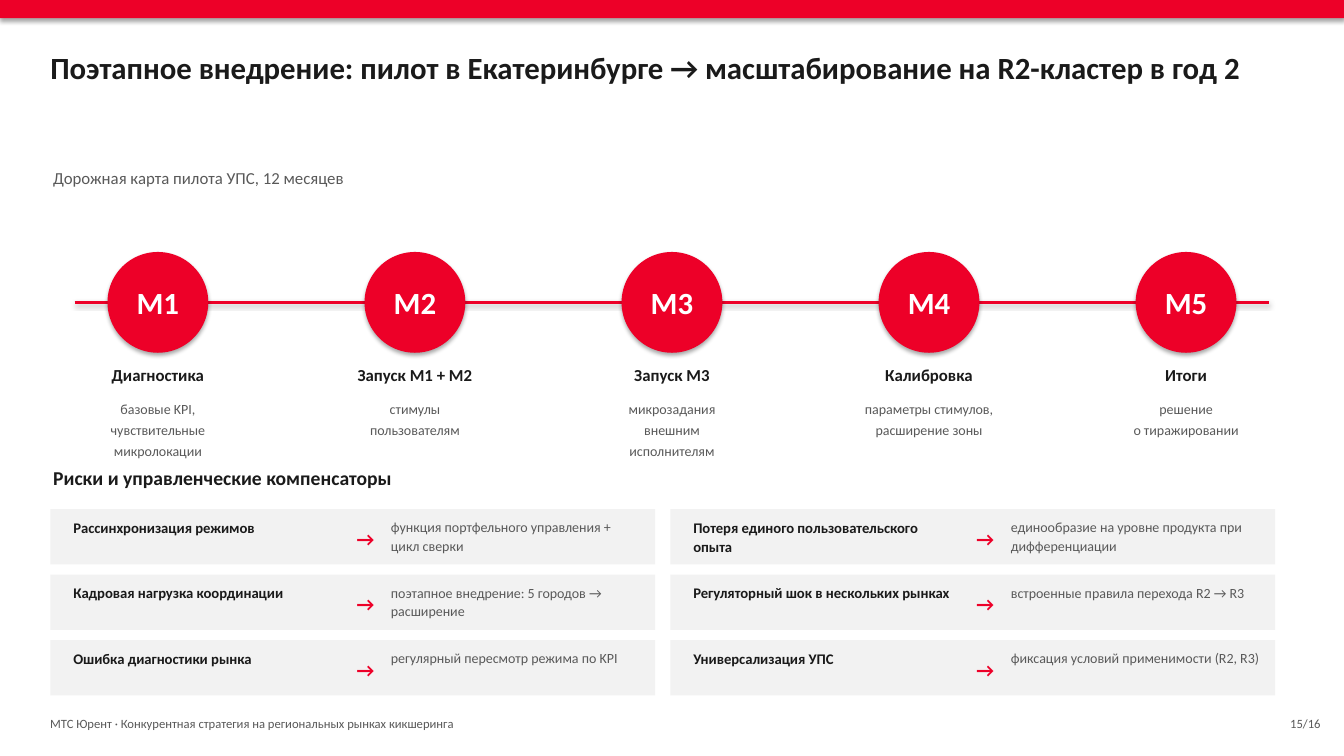
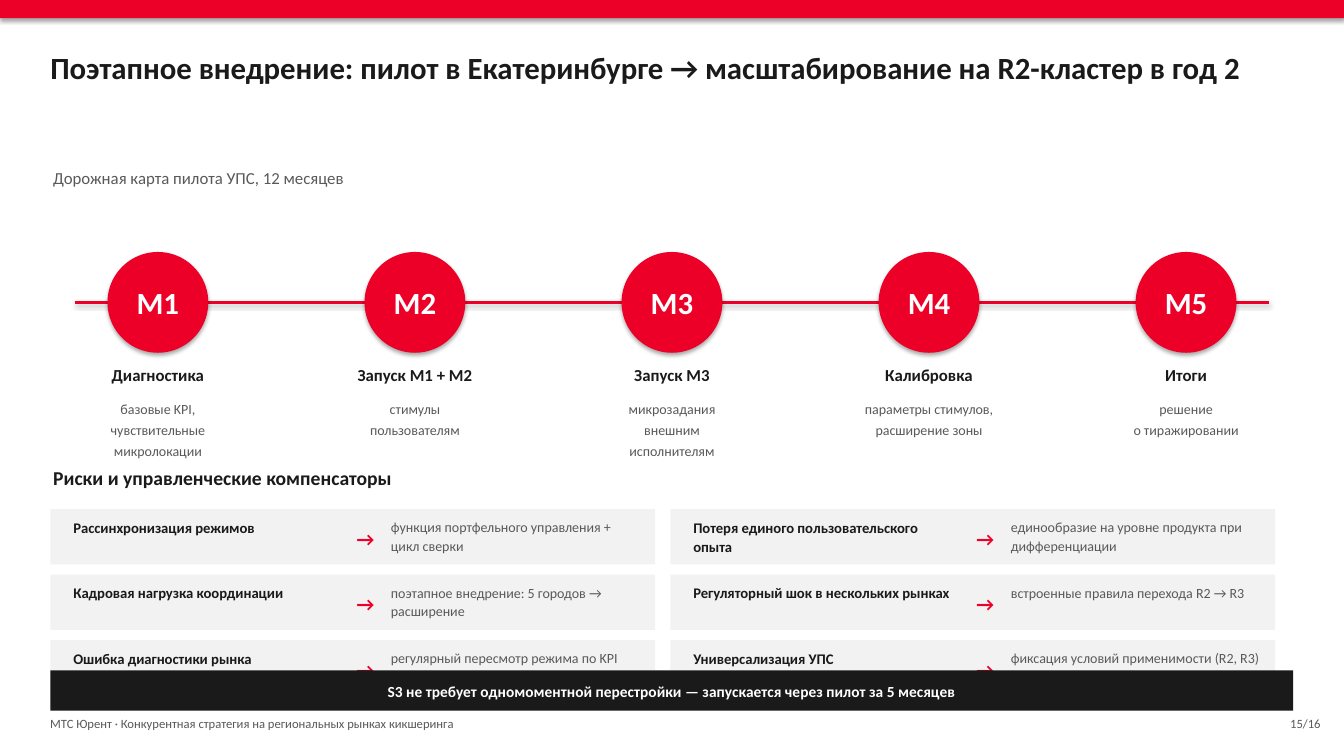
Before and after one commit to alalolop3-hue/-, a slide deck: slide 15 of vkr/VKR_presentation.pptx. Drawn at 1344x756 pixels with LibreOffice and Linux fonts; fonts in the diff are those of the drawing. Boxes give left, top, right and bottom in pixels: in the first picture for what was removed or moved away, otherwise in the second. Text is boxed around its words. In the diff, an @@ line names an element or a change of style, - is before the commit and + after.

```diff
--- a/vkr/VKR_presentation.pptx
+++ b/vkr/VKR_presentation.pptx
@@ rectangle added at box(50, 670, 1294, 711), fill #1A1A1A @@
@@ text added at box(388, 686, 955, 700), 11 pt, text #FFFFFF, bold @@
+S3 не требует одномоментной перестройки — запускается через пилот за 5 месяцев
```
Also in this commit, not shown: 13 other slides changed, 4 other files.
